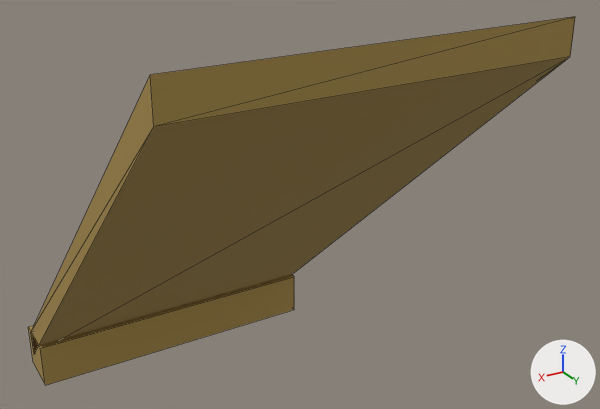
Renders of the FBX model client/Assets/Art/Buildings/Venaria/RoofEave.fbx from each side of a commit.
The view is the same before and after, from a camera (50 mm lens) standing at (1.48, 2.28, 3.79) and looking at (0.33, 0.37, 2.83). Lighting does not change. The marker at lower right points along +X, +Y and +Z. The picture after the commit comes second. Mesh edges are drawn as thin lines. Where no turn or scale is listed for an object, it has been applied to the vertices.

The older version as bpy lines, for what is in view:
```python
me_kit_roofeave = bpy.data.meshes.new('Kit_RoofEave')
me_kit_roofeave.from_pydata(...)  # 16 vertices, 18 faces; spans x 0.0..1.0, y -0.39..1.0, z 2.078..3.443
me_kit_roofeave.materials.append(mat_thatch)  # brown #a88c4c
ob_kit_roofeave = bpy.data.objects.new('Kit_RoofEave', me_kit_roofeave)
ob_kit_roofeave.location = (0.0, 0.0, 0.0)
```
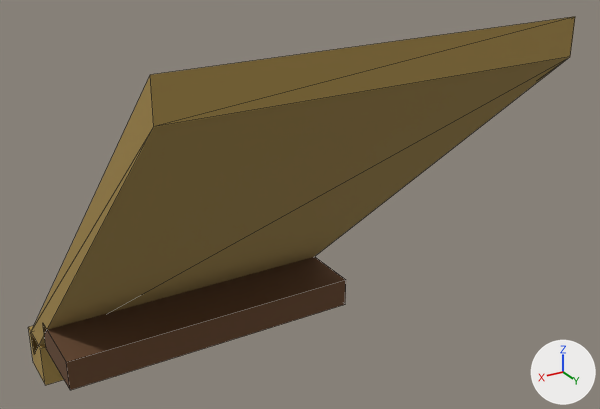
The change in detail:
Material 'Timber' (mat_timber) is new.
Its base color is (0.133, 0.063, 0.0273) (brown #66472e).
Its roughness is 1.0.
me_kit_roofeave is used by ob_kit_roofeave; location (0.0, 0.0, 0.0).
me_kit_roofeave had 16 vertices, 18 faces and spanned x 0.0..1.0, y -0.39..1.0, z 2.078..3.443.
me_kit_roofeave now has 24 vertices, 24 faces and spans x 0.0..1.0, y -0.39..1.0, z 2.078..3.443.
me_kit_roofeave part 1: a new loose piece, a box spanning x 0.0..1.0, y -0.13..0.13, z 2.28..2.381, in mat_timber (brown #66472e).
me_kit_roofeave gains material mat_timber (brown #66472e).

Boxes [x1, y1, x2, y2] around the edits, measured in the pictures (600 x 409 px):
'Kit_RoofEave', reshaped
    before: [28, 17, 575, 385]
    after: [28, 17, 575, 390]
part 1 of me_kit_roofeave, added (brown)
    after: [44, 257, 346, 390]
